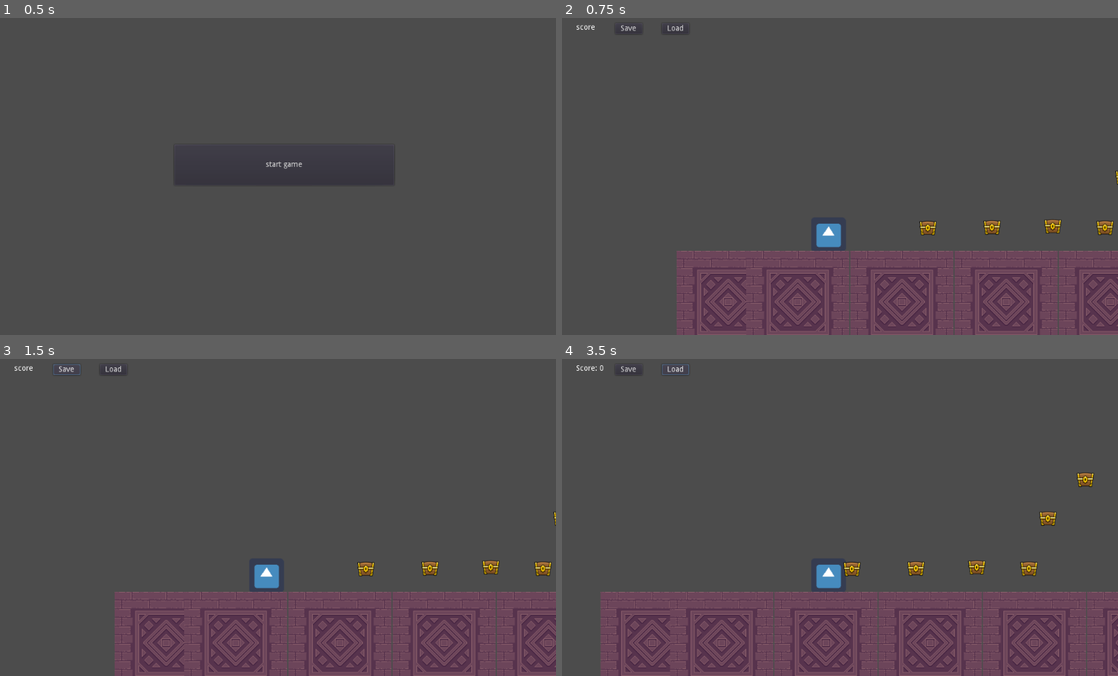
Above: before the commit, frames 1-4 (two rows, left to right).
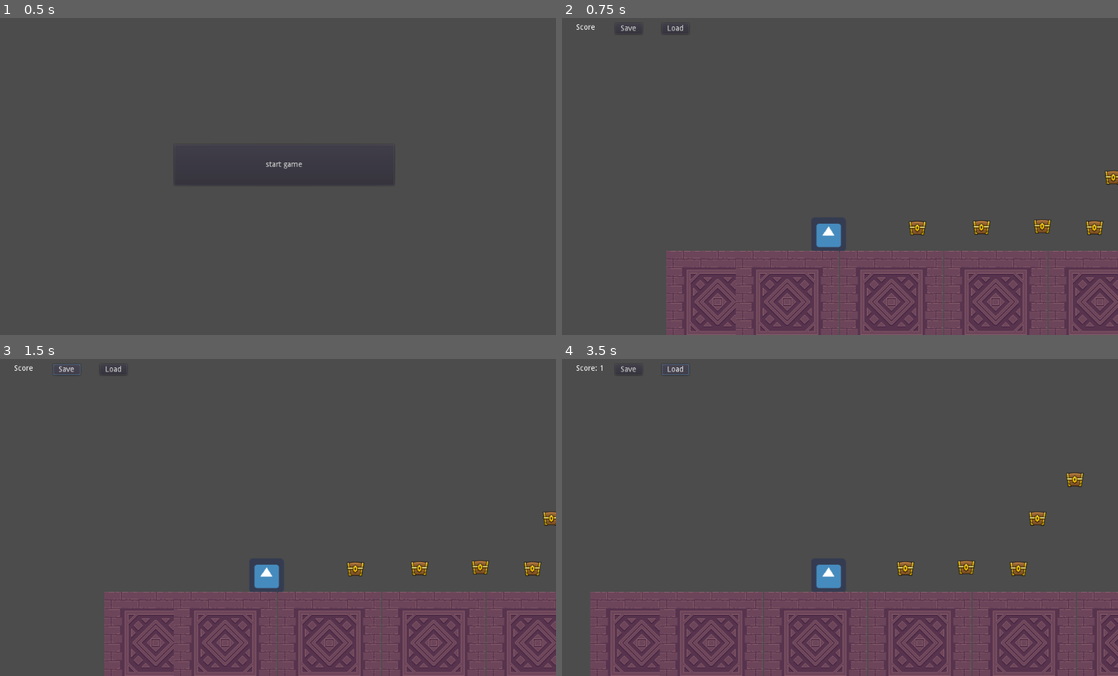
Above: after the commit, the same moments.

Repository: spookybear/Godot_game-template_2D
Game: Godot game, scene res://TitleScreen.tscn
The game is run twice, just before and just after one commit, with the same random seed, the same clock (stepped at 60 frames per second) and the same inputs. The engine's default icon, where the game draws it, is replaced by a stand-in: a white triangle on a blue panel in a dark square.
Inputs:
- Up to frame 1 (0.5 s): no input
- Up to frame 2 (0.75 s): click "start game" at 0.5 s
- Up to frame 3 (1.5 s): click "Save" at 1.25 s
- Up to frame 4 (3.5 s): click "Load" at 2 s; hold Right (ui_right) from 2.78 s (still down)

Frame 1 is identical in both runs. In frame 2, 4.6% of the frame differs, in the area x 2-100%, y 1-100%; in frame 3, 4.6%; in frame 4, 5.2%, in the area x 5-100%, y 1-100%.

Commit message:
clean up code

Diff:
--- a/HUD.tscn
+++ b/HUD.tscn
@@ -13,7 +13,8 @@
 margin_top = 26.4487
 margin_right = 90.1005
 margin_bottom = 40.4487
-text = "score"
+text = "Score
+"
 __meta__ = {
 "_edit_use_anchors_": false
 }
--- a/Player.gd
+++ b/Player.gd
@@ -1,7 +1,7 @@
 extends KinematicBody2D
 
 var velocity = Vector2(0,0)
-var coins = 0
+
 const SPEED = 200
 const GRAVITY = 75
 func _input(event: InputEvent) -> void:
@@ -23,7 +23,7 @@
 
 	elif Input.is_action_pressed("ui_left"):
 		velocity.x = - SPEED
-
+#this is the code that saves the player position in the game
 func to_dictionary():
 	return {
 		"position" : [position.x, position.y],
--- a/coin.gd
+++ b/coin.gd
@@ -5,10 +5,8 @@
 		"filename" : get_filename(),
 		"parent" : get_parent().get_path(),
 		"pos_x" : position.x, # Vector2 is not supported by JSON
-		"pos_y" : position.y,
-#		"speed" : speed,
-		"direction_x" : direction.x,
-		"direction_y" : direction.y
+		"pos_y" : position.y
+#
 	}
 	return save_dict
 
--- a/world.gd
+++ b/world.gd
@@ -6,15 +6,12 @@
 	hud.offset.x = 0
 	pass
 func _input(event: InputEvent) -> void:
-	Global.connect("save_coin",self,"save_room")
-	Global.connect("load_coin",self,"load_room")
+	Global.connect("save_coin",self,"save_world")
+	Global.connect("load_coin",self,"load_world")
 
 
-func load_room():
-	"""
-	Addapted from:
-		https://docs.godotengine.org/en/3.1/tutorials/io/saving_games.html
-	"""
+func load_world():
+
 	var save_game = File.new()
 	if not save_game.file_exists("user://" + name + ".save"):
 		return # Error! We don't have a save to load.
@@ -34,11 +31,6 @@
 	while not save_game.eof_reached():
 		var current_line = parse_json(save_game.get_line())
 
-		"""
-		Lines 37 & 38 are not in the documentation as of 03/10/19.
-		They are necessary to avoid a null error. See:
-			https://godotengine.org/qa/16807/godot-3-base-nill-while-parsing-json-file
-		"""
 		if current_line == null:
 			continue
 
@@ -46,17 +38,17 @@
 		var new_object = load(current_line["filename"]).instance()
 		get_node(current_line["parent"]).add_child(new_object)
 		new_object.position = Vector2(current_line["pos_x"], current_line["pos_y"])
-		#new_object.direction = Vector2(current_line["direction_x"], current_line["direction_y"])
+
 
 		# Now we set the remaining variables.
 		for i in current_line.keys():
-			if i == "filename" or i == "parent" or i == "pos_x" or i == "pos_y" or i == "direction_x" or i == "direction_y":
+			if i == "filename" or i == "parent"or i == "pos_x" or i == "pos_y":
 				continue
 			new_object.set(i, current_line[i])
 
 	save_game.close()
 
-func save_room():
+func save_world():
 	var save_game = File.new()
 	save_game.open("user://" + name + ".save", File.WRITE)
 
--- a/world.tscn
+++ b/world.tscn
@@ -38,7 +38,7 @@
 [node name="Hud" parent="." instance=ExtResource( 1 )]
 
 [node name="Player" parent="." instance=ExtResource( 3 )]
-position = Vector2( 151.466, 275.306 )
+position = Vector2( 170.944, 273.808 )
 
 [node name="Camera2D" type="Camera2D" parent="Player"]
 position = Vector2( 21.3574, -114.796 )
@@ -73,3 +73,9 @@
 
 [node name="coin8" parent="." instance=ExtResource( 2 )]
 position = Vector2( 1186.5, 334.137 )
+
+[node name="coin9" parent="." instance=ExtResource( 2 )]
+position = Vector2( 1356.03, 331.314 )
+
+[node name="coin10" parent="." instance=ExtResource( 2 )]
+position = Vector2( 1514.85, 329.816 )
